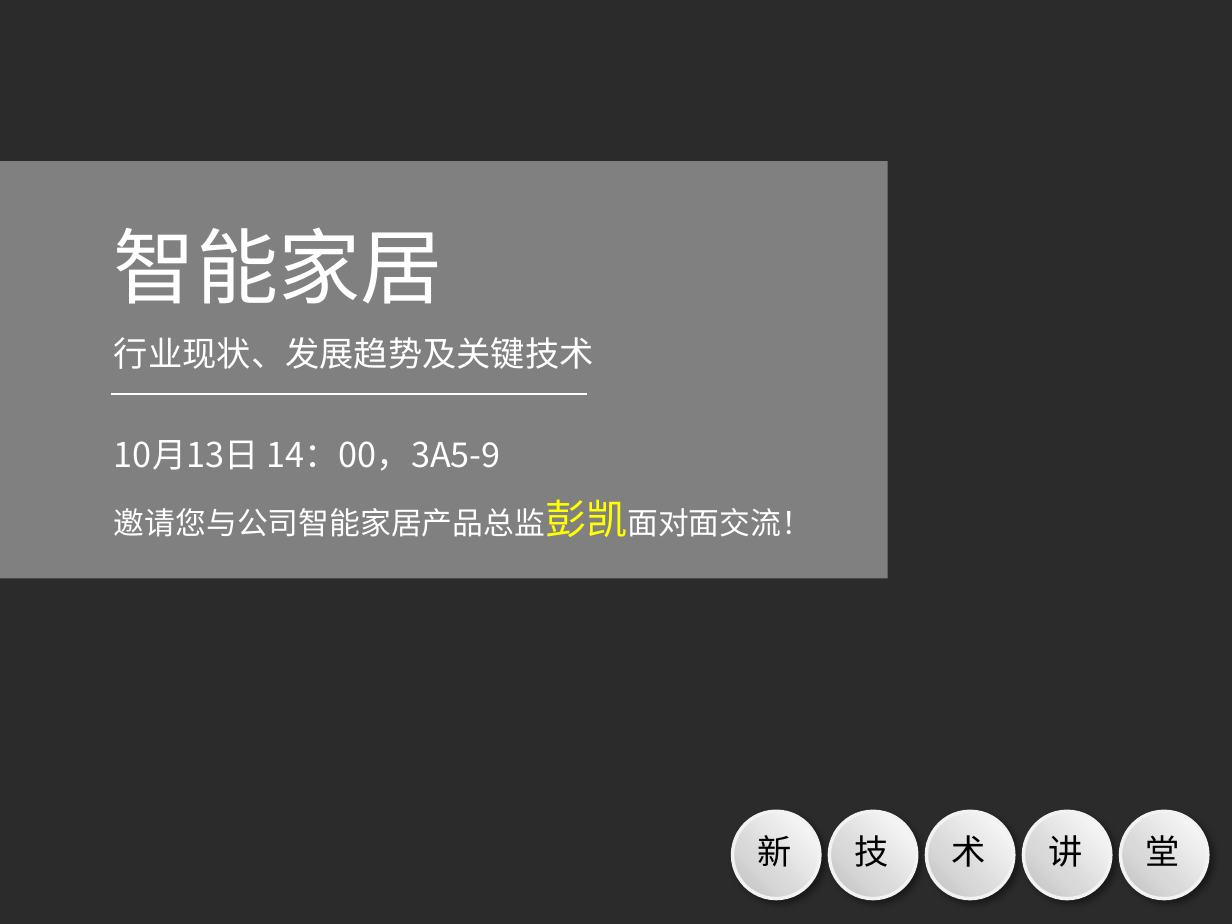
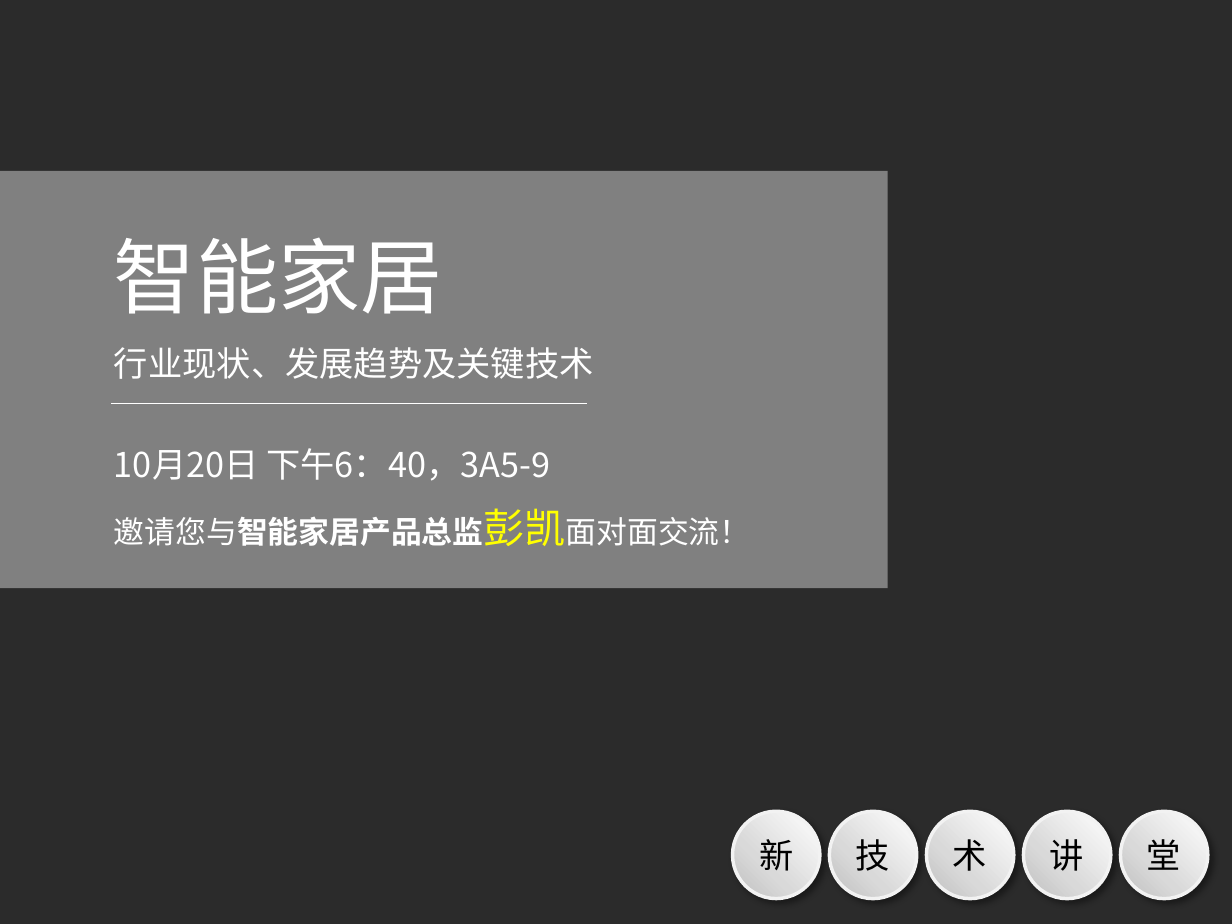
Before and after one commit to zhizhuwang/codekata, a slide deck: slide 1 of poster.pptx. Drawn at 1232x924 pixels with LibreOffice and Linux fonts; fonts in the diff are those of the drawing; background and template pictures are left out; a plain dark background stands for a picture behind light text. Boxes give left, top, right and bottom in pixels: in the first picture for what was removed or moved away, otherwise in the second. Text is boxed around its words. In the diff, an @@ line names an element or a change of style, - is before the commit and + after.

```diff
--- a/poster.pptx
+++ b/poster.pptx
@@ 2 texts, 1 line, 1 rectangle: place and size @@
-2 texts, 1 line, 1 rectangle at (0,161,887,579)
+2 texts, 1 line, 1 rectangle at (0,171,887,589)
@@ text at (114,448,550,481): text changed @@
-10月13日 14：00，3A5-9
+10月20日 下午6：40，3A5-9
@@ text at (114,508,751,546): text changed @@
-邀请您与公司智能家居产品总监彭凯面对面交流！
+邀请您与智能家居产品总监彭凯面对面交流！
@@ vertical alignment top to middle in 5 elements at (733,811,821,898), (829,811,917,898), (926,811,1014,898), (1024,811,1111,898), (1120,811,1207,898) @@
```
Also in this commit, not shown: 3 slides added, 5 other files.
